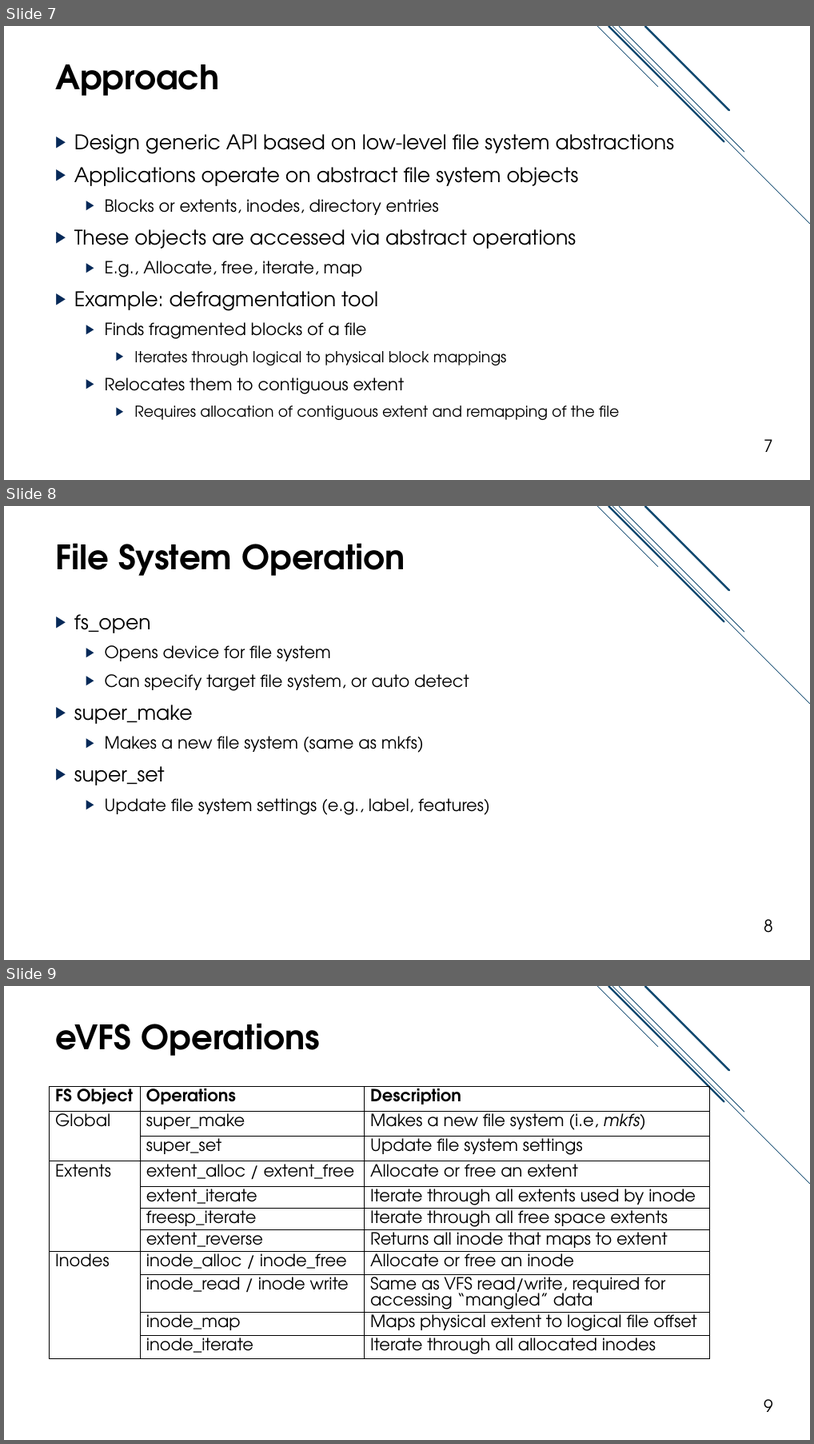
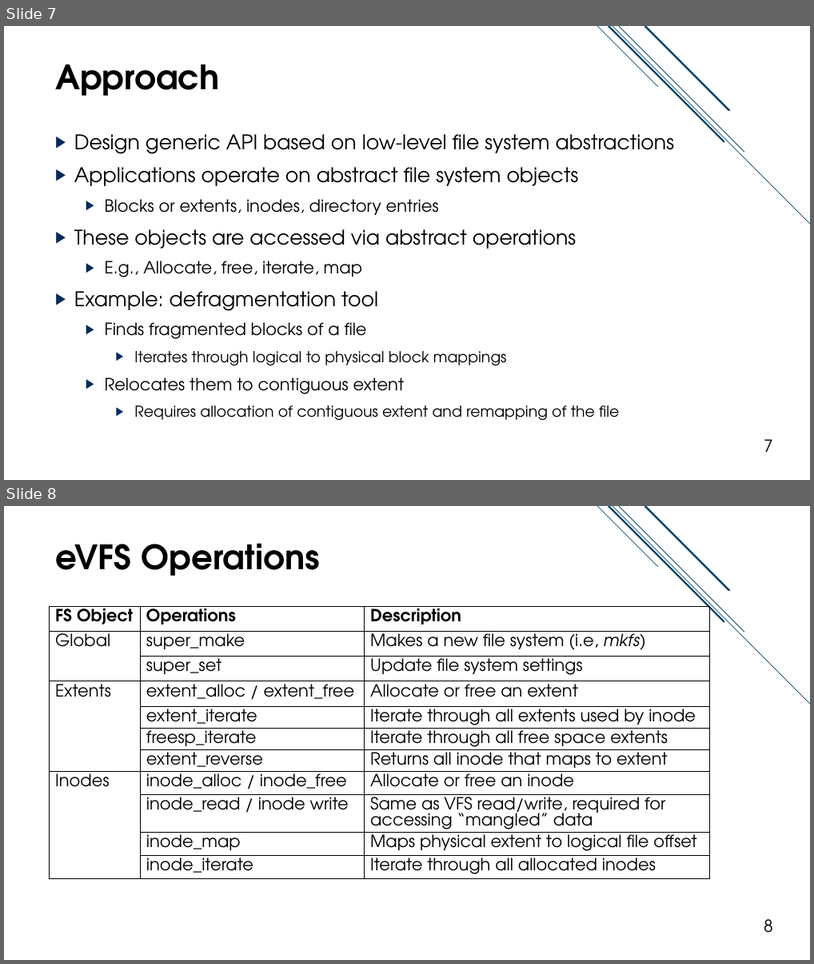
Before and after one commit to jacksun007/evfs-paper, a slide deck: slide/evfs_talk.pptx. Shown one above the other, each under a label of ours: slides 7, 8 and 9 before the commit, slides 7 and 8 after it. The pictures are 814x1444 and 814x964 pixels, drawn with LibreOffice and Linux fonts; fonts in the diff are those of the drawing. Boxes give left, top, right and bottom in pixels: in the first picture for what was removed or moved away, otherwise in the second. Text is boxed around its words. In the diff, an @@ line names an element or a change of style, - is before the commit and + after.

```diff
--- a/slide/evfs_talk.pptx
+++ b/slide/evfs_talk.pptx
@@ slide 8 removed at box(4, 506, 810, 960), background #FFFFFF; not listed: 5 template elements that a slide beside it also shows @@
@@ title removed at box(55, 543, 406, 576) @@
-File System Operation
@@ text removed at box(74, 614, 490, 815) @@
-▶ fs_open
-  ▶ Opens device for file system
-  ▶ Can specify target file system, or auto detect
-▶ super_make
-  ▶ Makes a new file system (same as mkfs)
-▶ super_set
-  ▶ Update file system settings (e.g., label, features)
@@ page number removed at box(764, 919, 774, 932) @@
-8
@@ what was slide 9 is now slide 8 @@
@@ page number at box(764, 919, 774, 932): text changed @@
-9
+8
```
Also in this commit, not shown: 4 slides changed.
